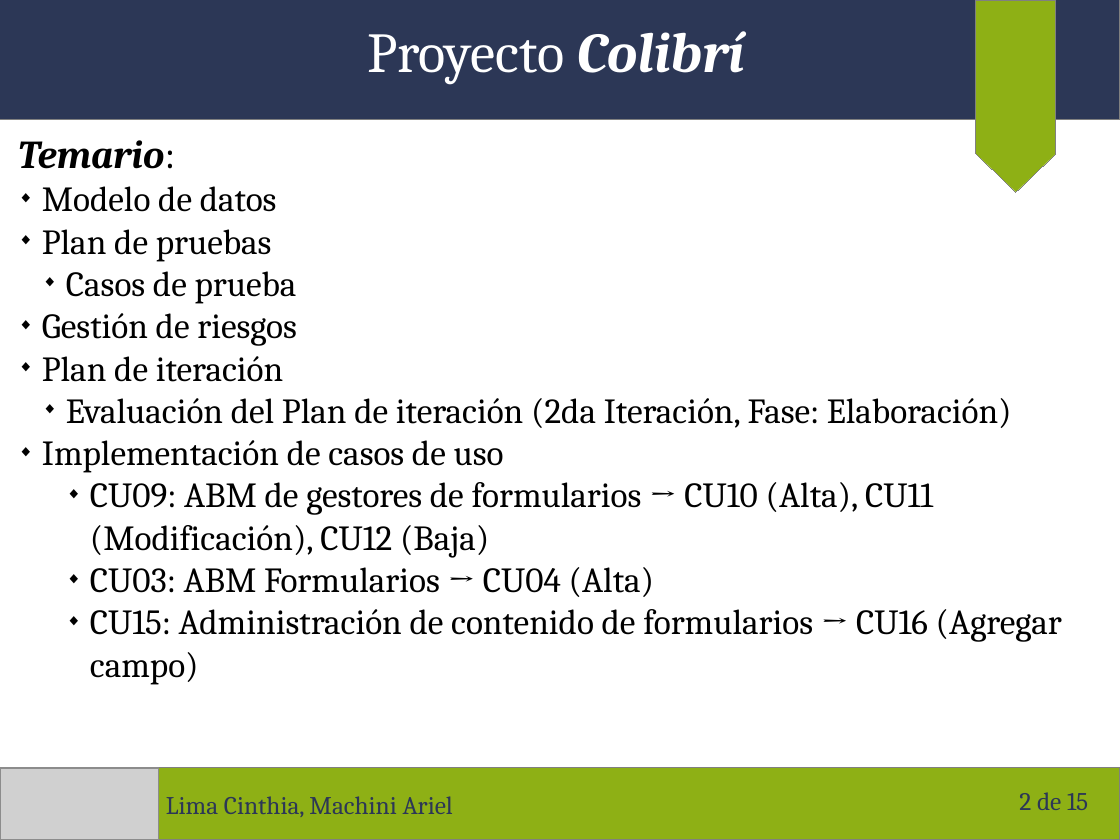
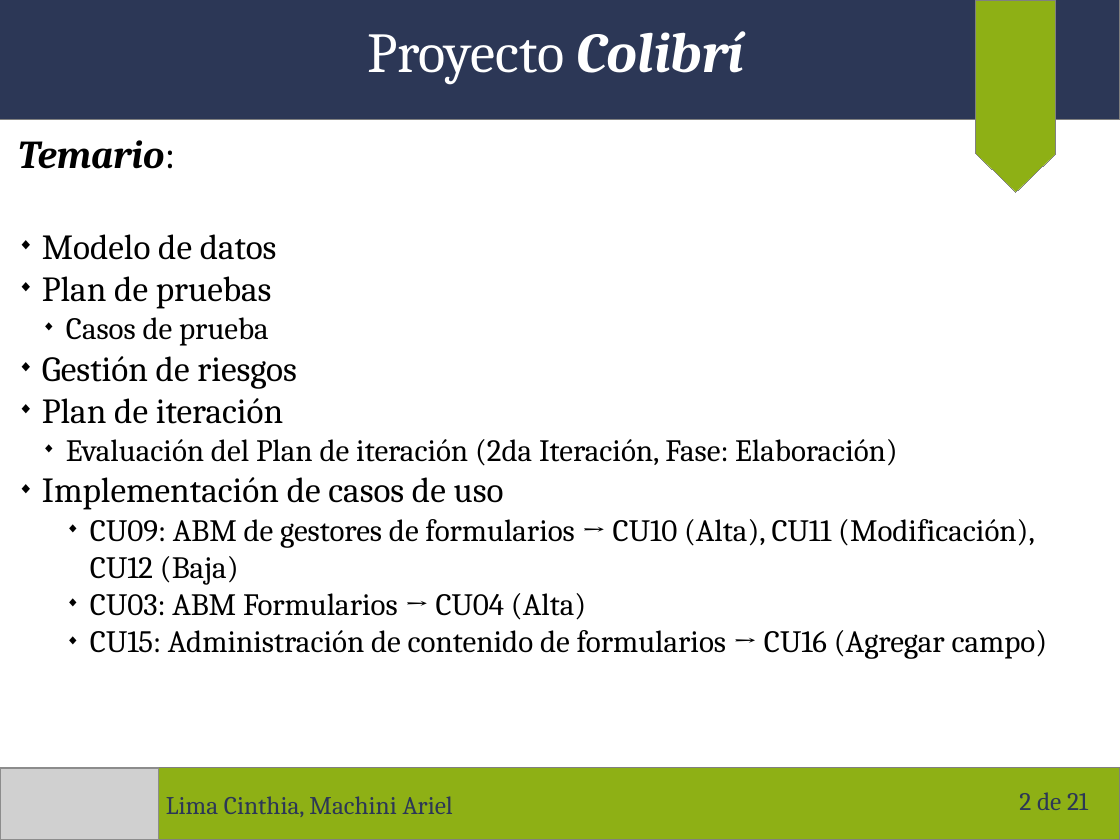
Before and after one commit to arielmachini/Caciar, a slide deck: slide 2 of Presentaciones/Presentación 14-11-2017.odp. Drawn at 1120x840 pixels with LibreOffice and Linux fonts; fonts in the diff are those of the drawing; grey boxes stand for pictures. Boxes give left, top, right and bottom in pixels: in the first picture for what was removed or moved away, otherwise in the second. Text is boxed around its words. In the diff, an @@ line names an element or a change of style, - is before the commit and + after.

```diff
--- a/Presentaciones/Presentación 14-11-2017.odp
+++ b/Presentaciones/Presentación 14-11-2017.odp
@@ text at box(66, 317, 1048, 659): size 25 to 22 pt in "Casos de prueba", "Evaluación del Plan de iteración (2da Iteración, ...", "CU09: ABM de gestores de formularios → ...", "CU03: ABM Formularios → CU04 (Alta)" and 1 more places @@
@@ page number at box(1019, 792, 1088, 810): text changed @@
-2 de 15
+2 de 21
```
Also in this commit, not shown: 5 other slides changed, 6 slides added.
